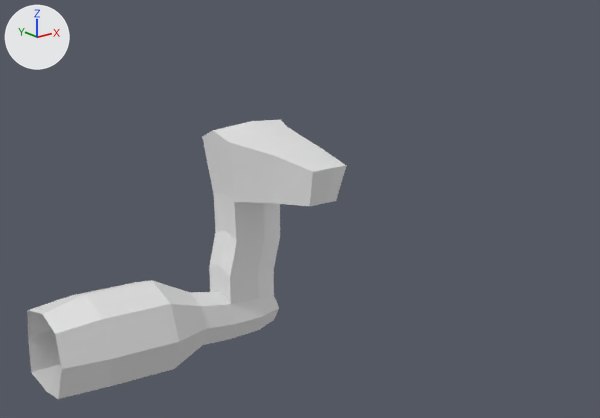
The FBX model city-sim/Assets/Models/Cave_1.fbx, before and after one commit.
The view is the same before and after, from a 50 mm camera at (-11.17, -18.76, 10.71) aimed at (0.1, -4.66, 5.07). Every picture has the same lights, and +X, +Y and +Z are marked at upper left.

Script lines for the objects in view, before the commit:
```python
me_cube = bpy.data.meshes.new('Cube')
me_cube.from_pydata(...)  # 101 vertices, 96 faces; spans x -4.47..3.11, y -3.53..1.31, z -1.43..5.11
me_cube.materials.append(mat_material)  # white #e7e7e7
ob_cube = bpy.data.objects.new('Cube', me_cube)
ob_cube.location = (0.0, 0.0, 1.0)
```
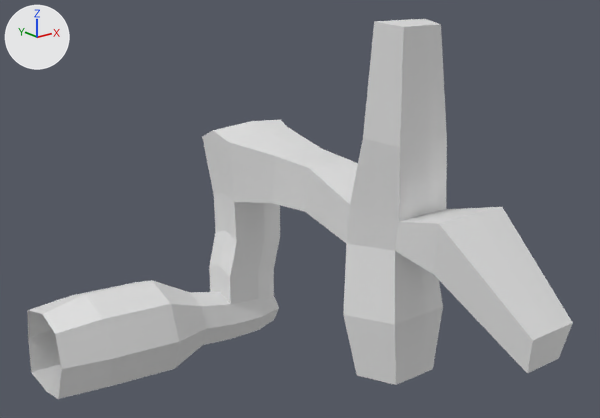
Commit message: updating cave system

Where the change shows, as pixel boxes (x1, y1, x2, y2) in the pictures (600 x 418 px):
'Cube', reshaped (70% wider, 36% taller)
    before: (27, 120, 347, 399)
    after: (27, 19, 573, 399)
part 1 of me_cube, built on
    before: (276, 149, 347, 206)
    after: (276, 19, 573, 385)

What changed in the scene script:
```text
Change me_cube:
    used by ob_cube; location = (0.0, 0.0, 1.0)
    remove me_cube.from_pydata(...)  # 101 vertices, 96 faces; spans x -4.47..3.11, y -3.53..1.31, z -1.43..5.11
    add me_cube.from_pydata(...)  # 149 vertices, 144 faces; spans x -4.47..3.2, y -9.98..1.31, z -1.43..8.29
    me_cube part 1
    2 faces are deleted
    6 vertices move from x 1.42..2.57, y -3.53..-3.31, z 3.52..4.49 to x 1.28..2.71, y -3.56..-3.28, z 3.4..4.62
    48 vertices are added at x 0.82..3.2, y -9.98..-5.14, z -0.14..8.29
    50 new faces join them
```
